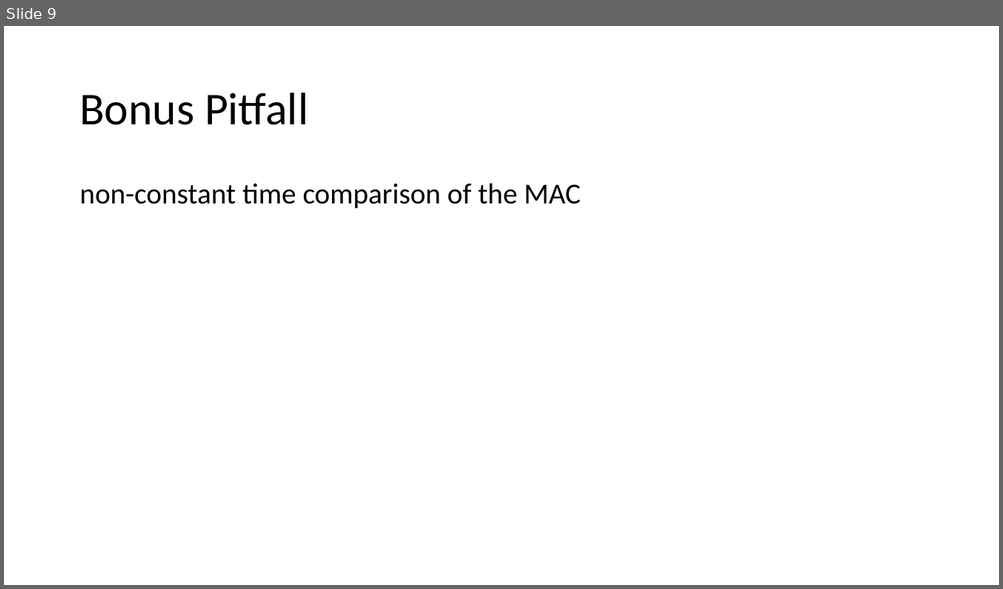
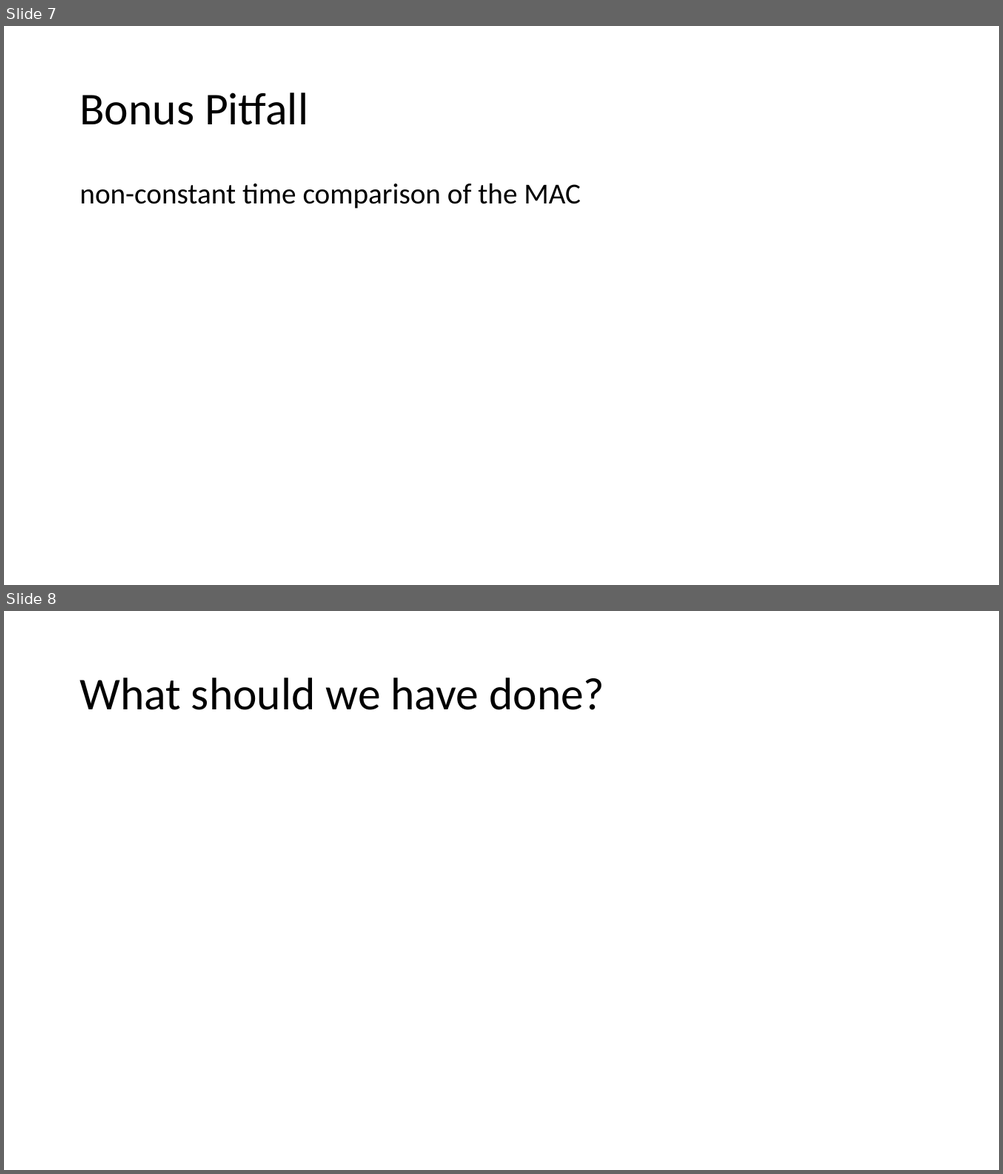
Before and after one commit to explunit/crypto-pitfalls, a slide deck: Presentation/Crypto-Pitfalls.pptx. Shown one above the other, each under a label of ours: slide 9 before the commit, slides 7 and 8 after it. The pictures are 1003x589 and 1003x1174 pixels, drawn with LibreOffice and Linux fonts; fonts in the diff are those of the drawing. Boxes give left, top, right and bottom in pixels: in the first picture for what was removed or moved away, otherwise in the second. Text is boxed around its words. In the diff, an @@ line names an element or a change of style, - is before the commit and + after.

```diff
--- a/Presentation/Crypto-Pitfalls.pptx
+++ b/Presentation/Crypto-Pitfalls.pptx
@@ slide 8 added at (4,611,999,1170), background #FFFFFF @@
@@ title added at (79,678,604,710), 44 pt, text #000000 @@
+What should we have done?
@@ what was slide 9 is now slide 7 @@
```
Also in this commit, not shown: 6 slides changed, 1 other slide added, 1 slide removed, 3 other files.
